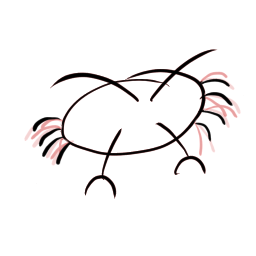
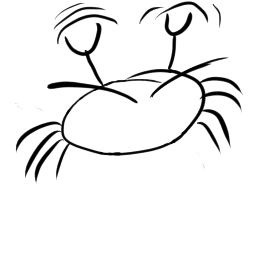
The second 256 x 256 image is a revision of the first. Changes to its layers:
pixels changed over <box>15,1,244,199</box> (layer not identified)
